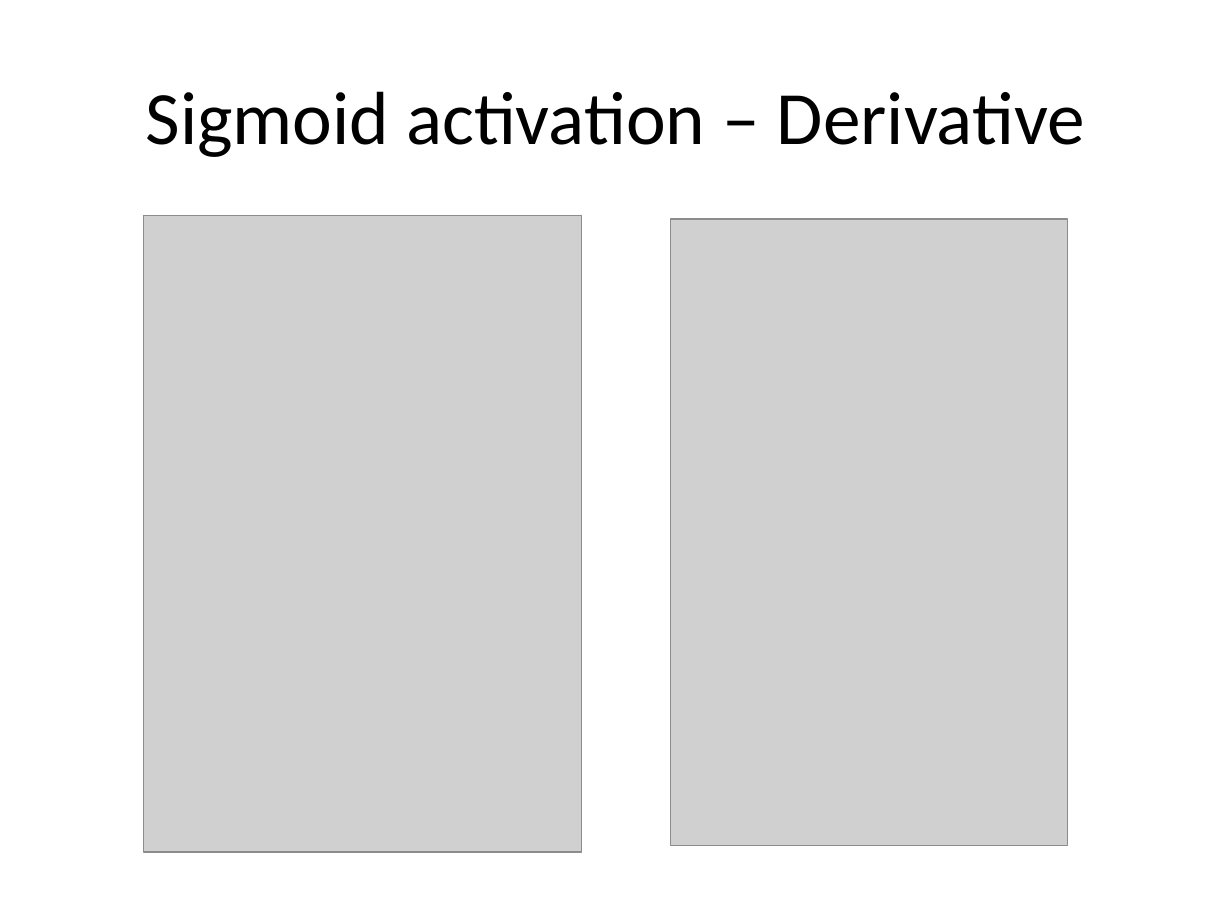
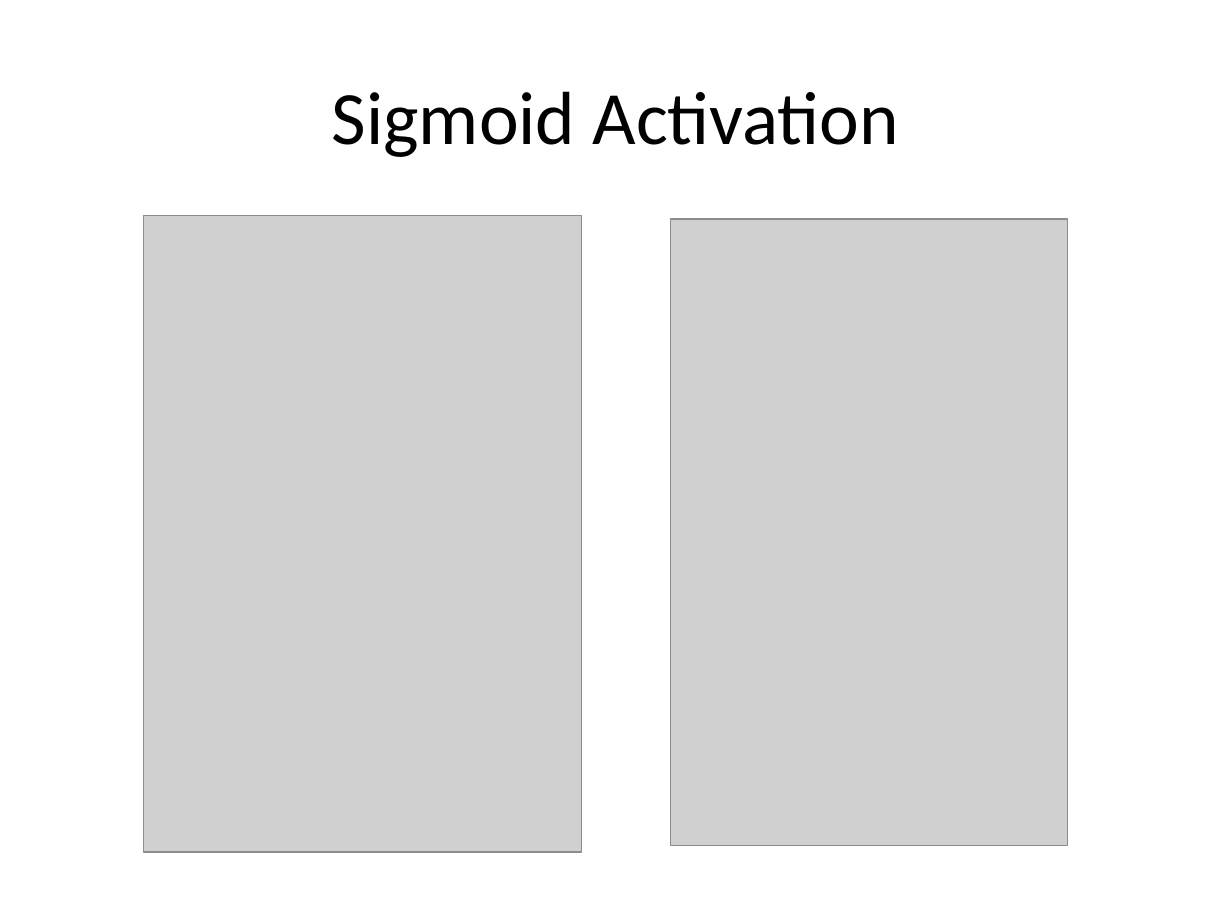
Before and after one commit to look4pritam/ArtificialIntelligence, a slide deck: slide 35 of ArtificialNeuralNetwork/ArtificialNeuralNetwork.pptx (slide 52 before the commit). Drawn at 1232x924 pixels with LibreOffice and Linux fonts; fonts in the diff are those of the drawing; grey boxes stand for pictures. Boxes give left, top, right and bottom in pixels: in the first picture for what was removed or moved away, otherwise in the second. Text is boxed around its words. In the diff, an @@ line names an element or a change of style, - is before the commit and + after.

```diff
--- a/ArtificialNeuralNetwork/ArtificialNeuralNetwork.pptx
+++ b/ArtificialNeuralNetwork/ArtificialNeuralNetwork.pptx
@@ title at box(332, 91, 900, 157): text changed @@
-Sigmoid activation – Derivative
+Sigmoid Activation
```
Also in this commit, not shown: 36 other slides changed, 17 slides removed, 1 other file.
